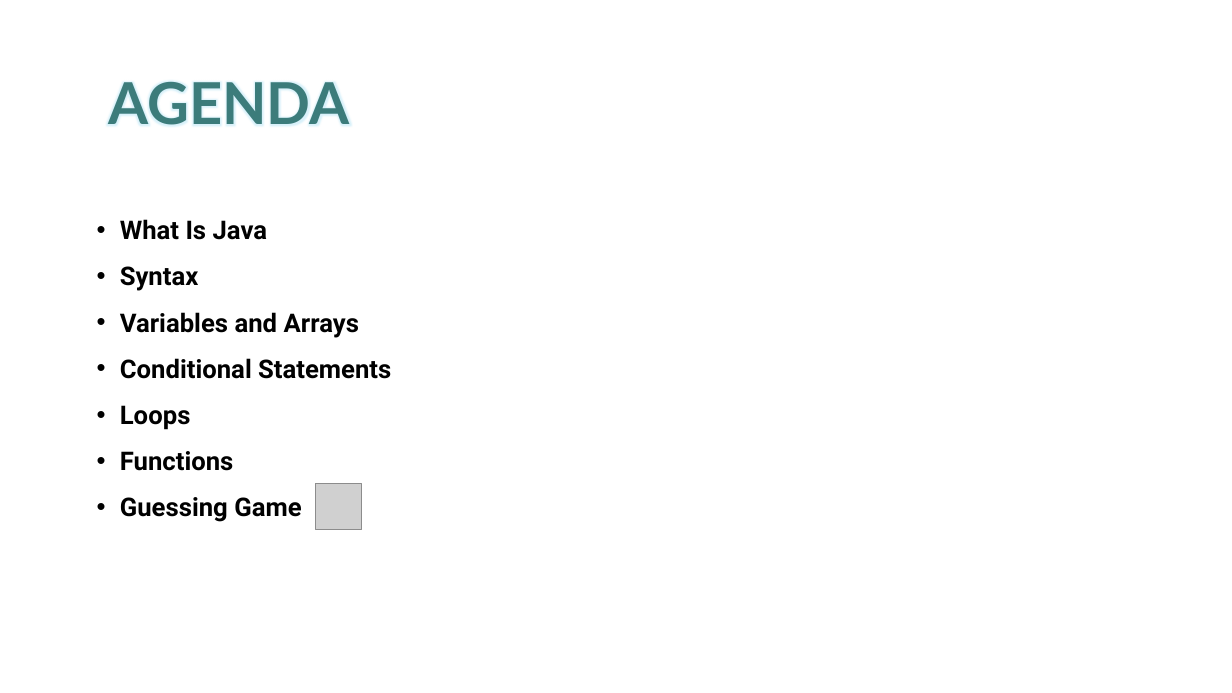
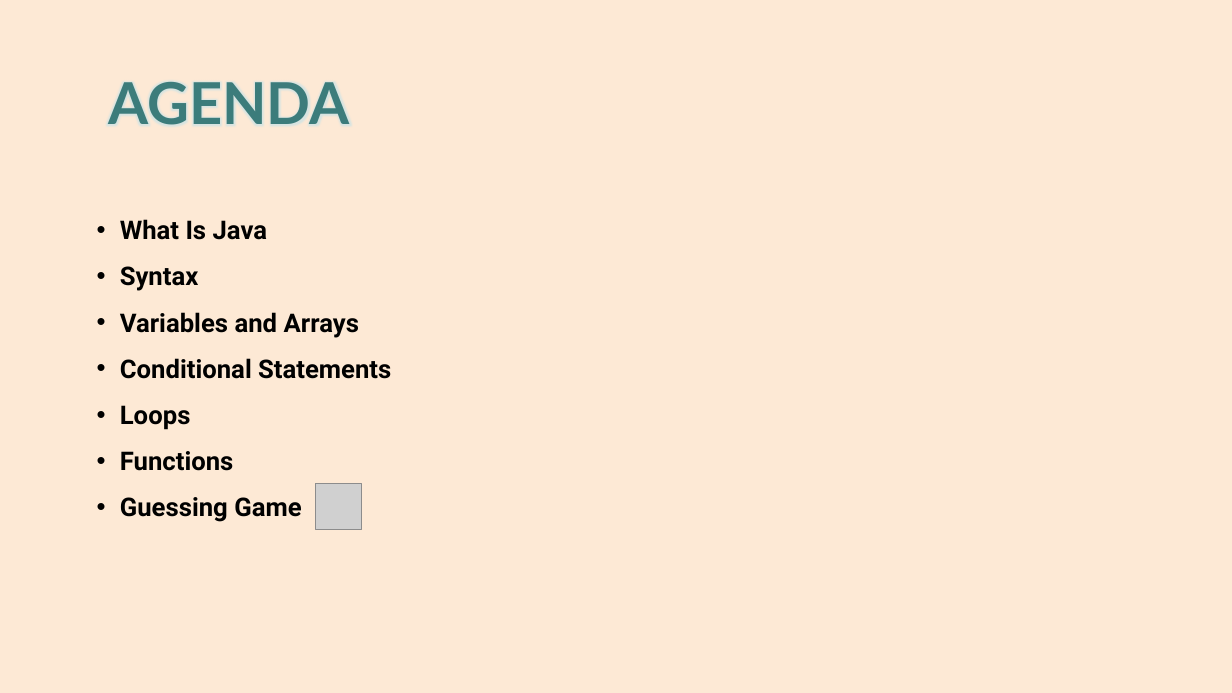
Before and after one commit to AlmightyHairball/RobotJavaClass2024, a slide deck: slide 2 of Presentation/Part-1.pptx. Drawn at 1232x693 pixels with LibreOffice and Linux fonts; fonts in the diff are those of the drawing; grey boxes stand for pictures; background and template pictures are left out. Boxes give left, top, right and bottom in pixels: in the first picture for what was removed or moved away, otherwise in the second. Text is boxed around its words. In the diff, an @@ line names an element or a change of style, - is before the commit and + after.

```diff
--- a/Presentation/Part-1.pptx
+++ b/Presentation/Part-1.pptx
@@ background #FFFFFF to #FDE9D5 @@
```
Also in this commit, not shown: 7 other slides changed, 1 slide added, 1 slide removed, 1 other file.
